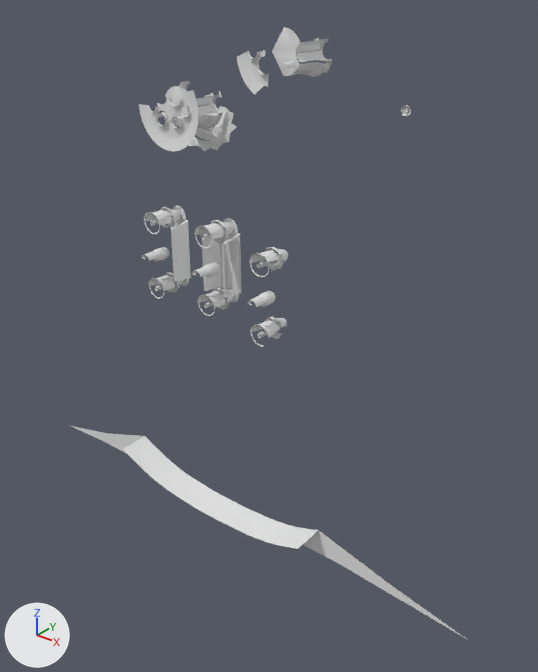
An edit to the OBJ model RoyalFlush_1957/gameitems/Primitive.LM_GI_GI7_Parts.obj, drawn before and after from the same camera.
Rendered twice from a 50 mm camera at (705.0, -717.0, -121.0) aimed at (77.0, 67.0, -607.0). Arrows for +X, +Y and +Z are at lower left; the lights stay in place. Where no turn or scale is listed for an object, it has been applied to the vertices. Vertices at the same position are counted once.

The scene before the commit, as lines of its bpy script (objects in view):
```python
me_lm_gi_gi7_parts = bpy.data.meshes.new('LM_GI_GI7_Parts')
me_lm_gi_gi7_parts.from_pydata(...)  # 4710 vertices, 6687 faces; spans x -443.0..452.0, y -24.0..87.0, z -965.0..-175.0
ob_lm_gi_gi7_parts = bpy.data.objects.new('LM_GI_GI7_Parts', me_lm_gi_gi7_parts)
ob_lm_gi_gi7_parts.location = (0.0, 0.0, 0.0)
```
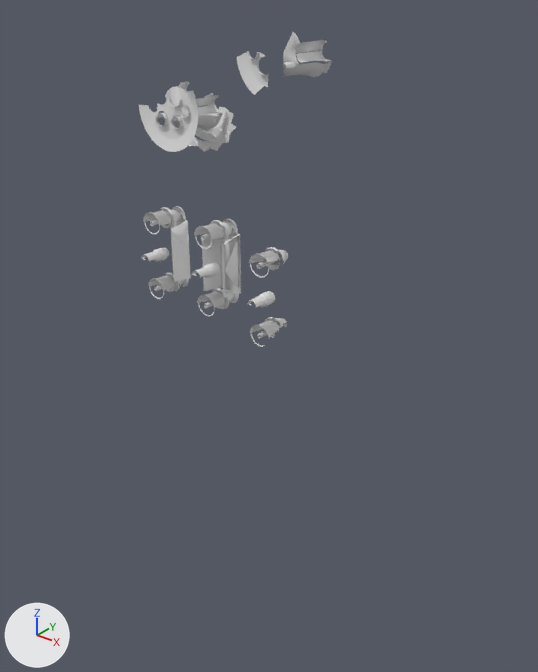
Edits to the bpy script that builds the scene:
```text
Change me_lm_gi_gi7_parts:
    used by ob_lm_gi_gi7_parts; location = (0.0, 0.0, 0.0)
    remove me_lm_gi_gi7_parts.from_pydata(...)  # 4710 vertices, 6687 faces; spans x -443.0..452.0, y -24.0..87.0, z -965.0..-175.0
    add me_lm_gi_gi7_parts.from_pydata(...)  # 5275 vertices, 7690 faces; spans x -106.0..174.0, y -24.0..87.0, z -585.0..-180.0
    me_lm_gi_gi7_parts part 1: the loose piece of 72 vertices spanning x -443.0..452.0, y -3.0..51.0, z -965.0..-892.0 is deleted
    me_lm_gi_gi7_parts part 2: the loose piece of 48 vertices spanning x 278.0..291.0, y 53.0..58.0, z -265.0..-253.0 is deleted
    me_lm_gi_gi7_parts part 3: 243 vertices moved within x -103.0..124.0, y -24.0..53.0, z -576.0..-438.0; 1456 vertices removed from x -106.0..131.0, y -24.0..54.0, z -585.0..-431.0; 2123 vertices added at x -106.0..131.0, y -24.0..54.0, z -585.0..-431.0
    me_lm_gi_gi7_parts part 4: 9 vertices moved from x -64.0..124.0, y -3.0..78.0, z -318.0..-199.0 to x -64.0..124.0, y 2.0..77.0, z -319.0..-207.0; 125 vertices removed from x -77.0..171.0, y -3.0..78.0, z -321.0..-175.0; 143 vertices added at x -79.0..171.0, y -3.0..77.0, z -322.0..-190.0
```

Pixel boxes [x1, y1, x2, y2] of what changed, in the pictures (538 x 672 px; the box of a moved part takes in the faces that stretch with it):
'LM_GI_GI7_Parts', reshaped: before [69, 27, 468, 640]; after [139, 32, 332, 347]
part 1 of me_lm_gi_gi7_parts, deleted: before [69, 425, 468, 640]
part 2 of me_lm_gi_gi7_parts, deleted: before [401, 105, 411, 116]
part 3 of me_lm_gi_gi7_parts, moved or reshaped: before [142, 206, 288, 340]; after [141, 206, 288, 339]
part 4 of me_lm_gi_gi7_parts, moved or reshaped: before [141, 27, 332, 152]; after [141, 32, 332, 152]
